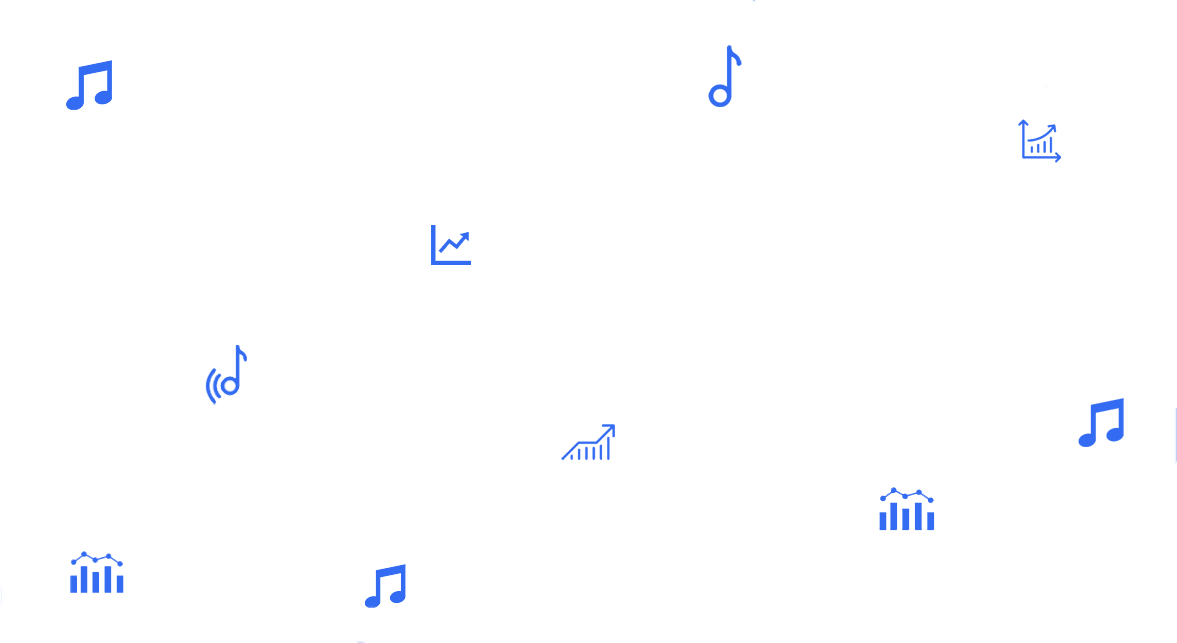
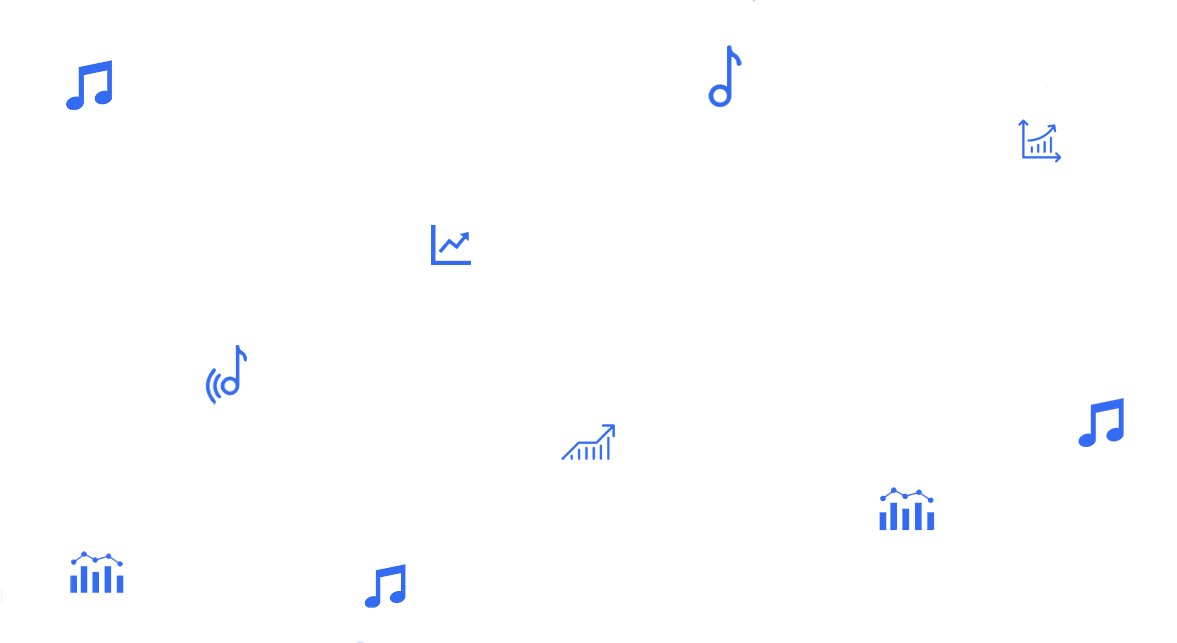
Revision of a layered 1177px x 643px image; what changed, layer by layer:
painted on "blue" over [left=1175, top=407, right=1177, bottom=465]
